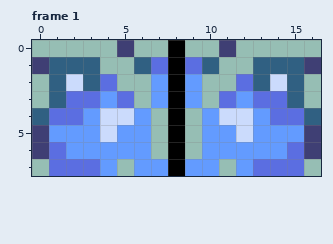
Pixel-art file, stored at Protogen-Mask/assets/test_eyes_8x8.aseprite. The picture above is the old version.
17x8 pixels, 1 frame. Shown: frame 1. The commit also changed other frames, which this record leaves out.
After:
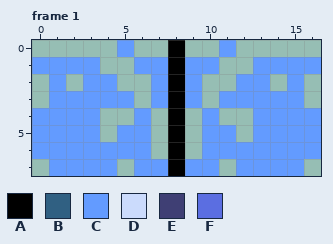
Palette (. is transparent): A #000000  B #306082  C #639bff  D #cbdbfc  E #3f3f74  F #5b6ee1
Edits made:
layer "base" added
Frame 1, layers "base", "Layer 1":
Colour B gives way to colour C in row 1 at x 1 to 3, 6, 10 and 13 to 15; in row 2 at x 1, 3, 13 and 15; in row 3 at x 1 and 15; in row 4 at x 0 and 16.
Colour E gives way to colour C in row 0 at x 5 and 11; in row 1 at x 0 and 16; in rows 5 to 6 at x 0 and 16.
Colour F gives way to colour C in row 1 at x 7 and 9; in row 2 at x 4 and 12; in row 3 at x 2 to 3, 5, 11 and 13 to 14; in row 4 at x 1 to 2 and 14 to 15; in row 6 at x 1 and 15; in row 7 at x 1 to 3 and 13 to 15.
Colour D is gone in row 2 at x 2 and 14; in row 4 at x 4 to 5 and 11 to 12; in row 5 at x 4 and 12.
Where, in picture pixels (left, top, right, bottom), the same in both pictures:
changed: (32, 40, 321, 176)
